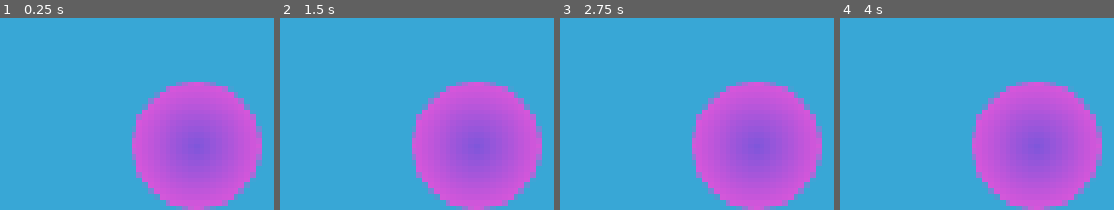
Above: before the commit, frames 1-4 (left to right).
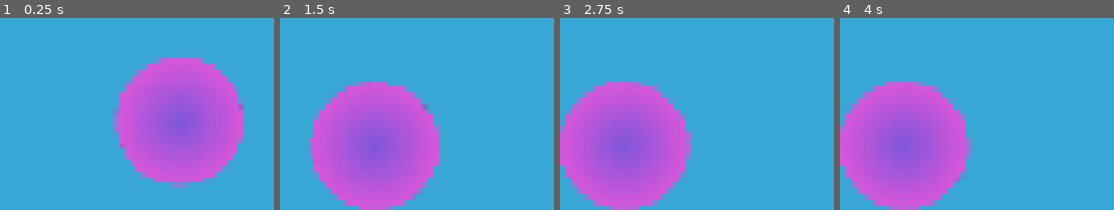
Above: after the commit, the same moments.

Repository: AmossGuy/BLAWK-remake
Game: Godot game, scene res://level1.tscn
Same seed, same stepped clock (60 frames per second), same inputs: the game is played once before the commit and once after it.
Inputs:
- Up to frame 1 (0.25 s): no input
- Up to frame 2 (1.5 s): no input
- Up to frame 3 (2.75 s): no input
- Up to frame 4 (4 s): tap Enter at 3.5 s

The runs differ from the first frame. In frame 1, 23% of the frame differs, in the area x 41-96%, y 20-100%; in frame 2, 45%; in frame 3, 51%, in the area x 0-96%, y 33-100%; in frame 4, 51%.

Commit message:
change window border collision to kinematic

Diff:
--- a/level1.tscn
+++ b/level1.tscn
@@ -25,12 +25,12 @@
 current = true
 script = ExtResource( 2 )
 
-[node name="StaticBody2D" type="StaticBody2D" parent="Camera2D"]
+[node name="KinematicBody2D" type="KinematicBody2D" parent="Camera2D"]
 
-[node name="CollisionPolygon2D" type="CollisionPolygon2D" parent="Camera2D/StaticBody2D"]
+[node name="CollisionPolygon2D" type="CollisionPolygon2D" parent="Camera2D/KinematicBody2D"]
 polygon = PoolVector2Array( 0, 0, 680, 0, 744, -64, -64, -64, -64, 448, 0, 384 )
 
-[node name="CollisionPolygon2D2" type="CollisionPolygon2D" parent="Camera2D/StaticBody2D"]
+[node name="CollisionPolygon2D2" type="CollisionPolygon2D" parent="Camera2D/KinematicBody2D"]
 position = Vector2( 680, 384 )
 rotation = 3.14159
 polygon = PoolVector2Array( 0, 0, 680, 0, 744, -64, -64, -64, -64, 448, 0, 384 )
